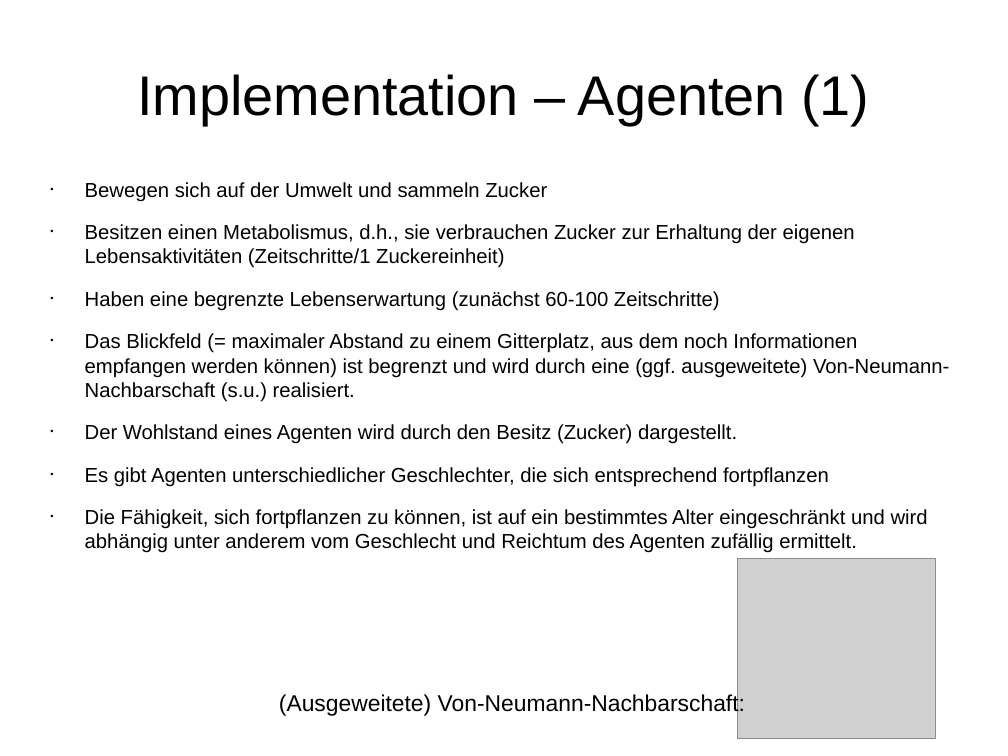
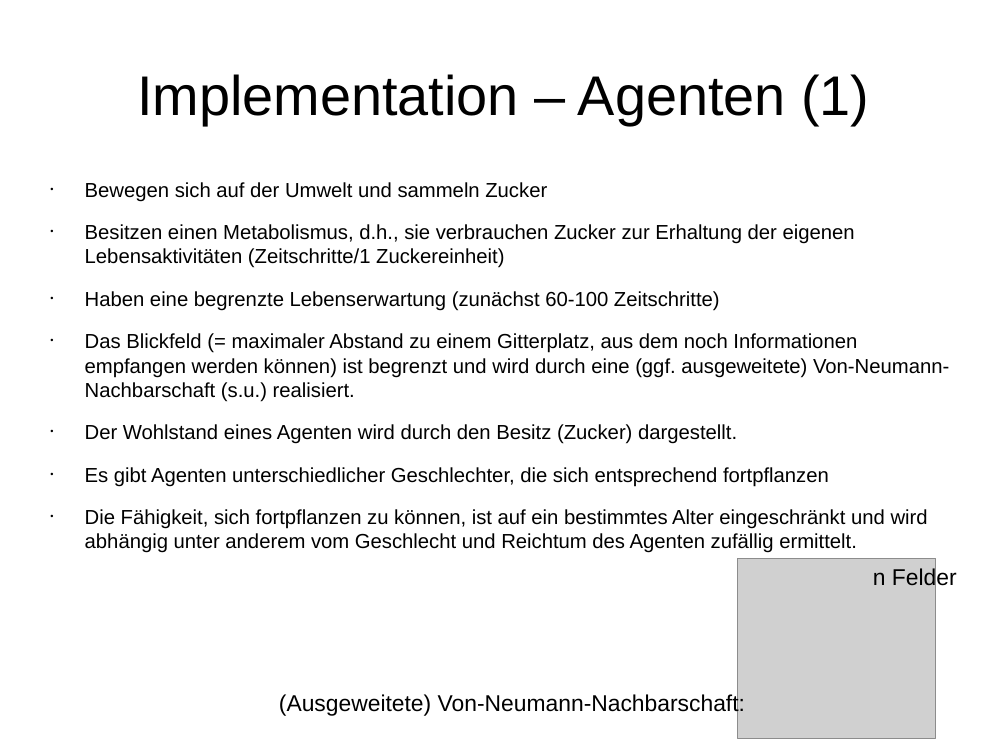
Before and after one commit to wsmirnow/Sugarscape, a slide deck: slide 6 of Presentation/Presentation.odp. Drawn at 1008x756 pixels with LibreOffice and Linux fonts; fonts in the diff are those of the drawing; grey boxes stand for pictures. Boxes give left, top, right and bottom in pixels: in the first picture for what was removed or moved away, otherwise in the second. Text is boxed around its words. In the diff, an @@ line names an element or a change of style, - is before the commit and + after.

```diff
--- a/Presentation/Presentation.odp
+++ b/Presentation/Presentation.odp
@@ text added at [873,567,957,591], 18 pt, text #000000 @@
+n Felder
```
Also in this commit, not shown: 10 other slides changed, 12 slides added, 2 slides removed, 1 other file.
